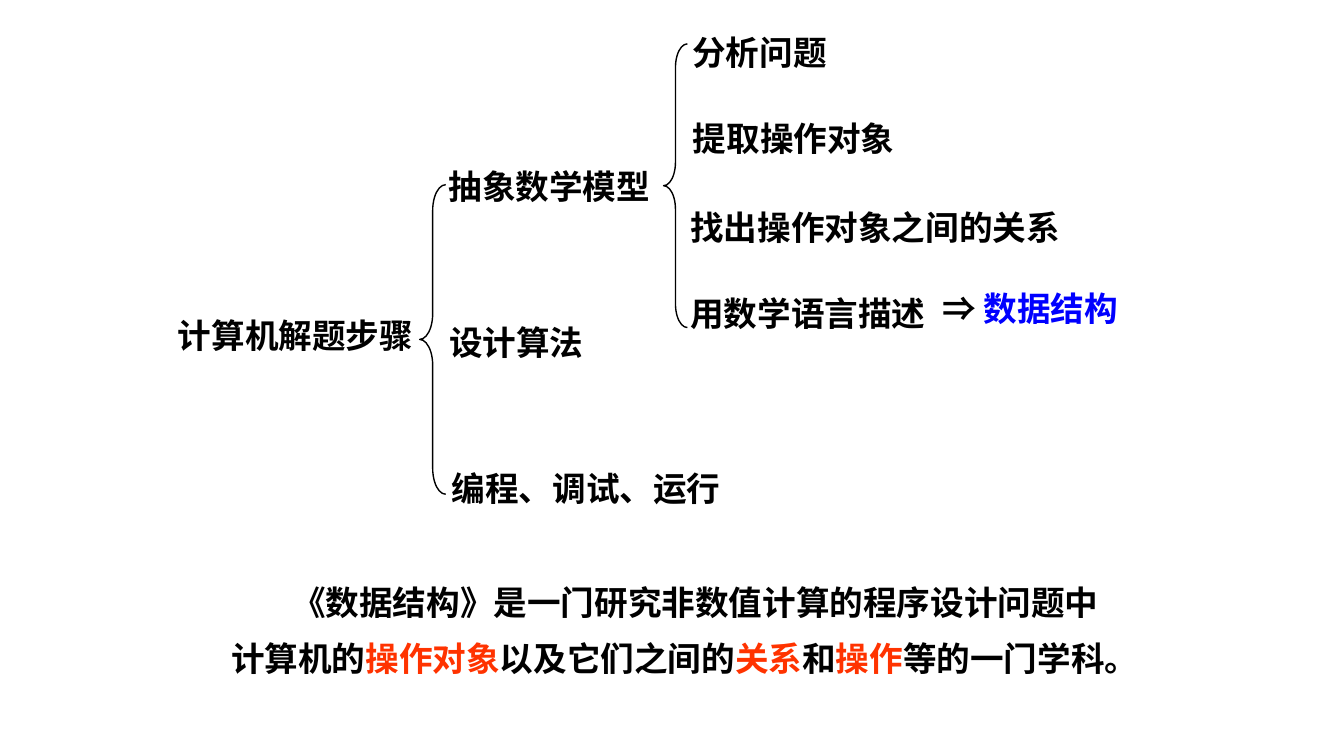
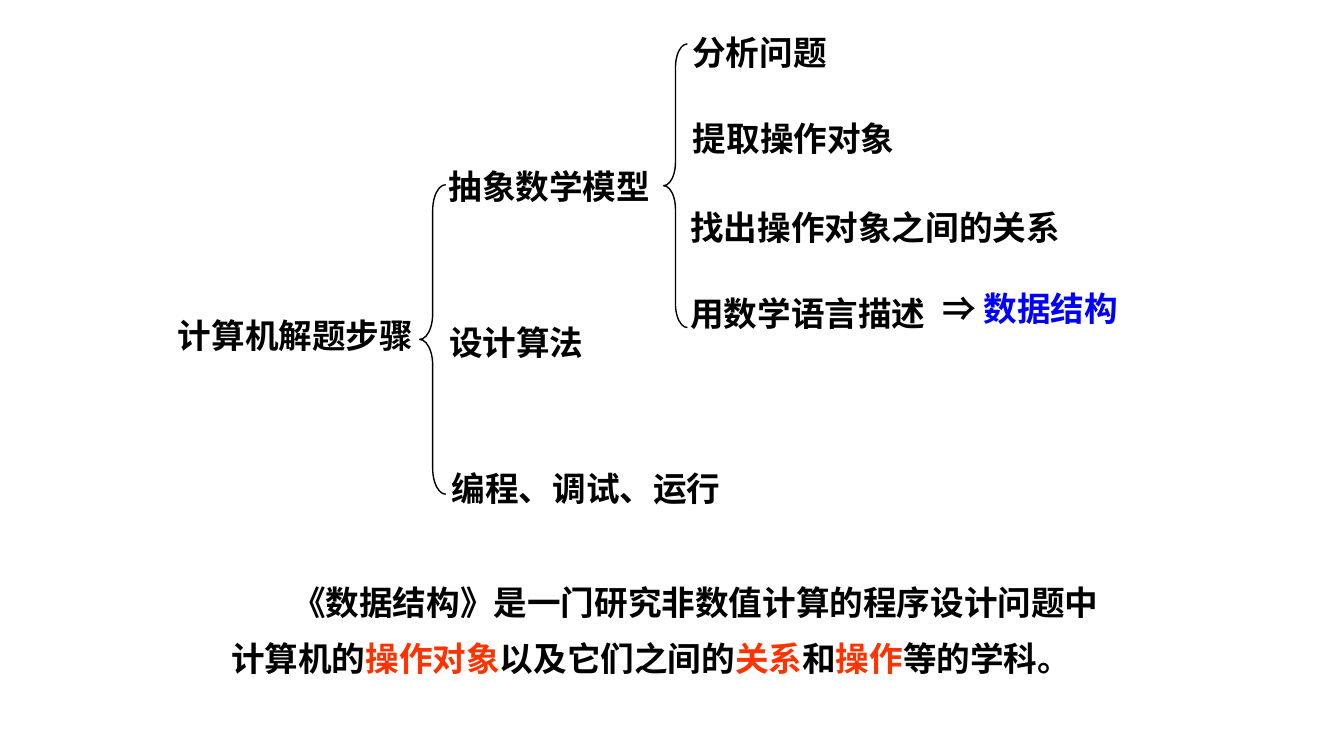
Before and after one commit to Gempittance/Data_Structur_Build, a slide deck: slide 10 of 数据结构PPT/ds1.pptx. Drawn at 1344x756 pixels with LibreOffice and Linux fonts; fonts in the diff are those of the drawing. Boxes give left, top, right and bottom in pixels: in the first picture for what was removed or moved away, otherwise in the second. Text is boxed around its words. In the diff, an @@ line names an element or a change of style, - is before the commit and + after.

Commit message:
修改PPT01

```diff
--- a/数据结构PPT/ds1.pptx
+++ b/数据结构PPT/ds1.pptx
@@ text at bbox=[231, 642, 1071, 674]: text changed @@
-计算机的操作对象以及它们之间的关系和操作等的一门学科。
+计算机的操作对象以及它们之间的关系和操作等的学科。
```
